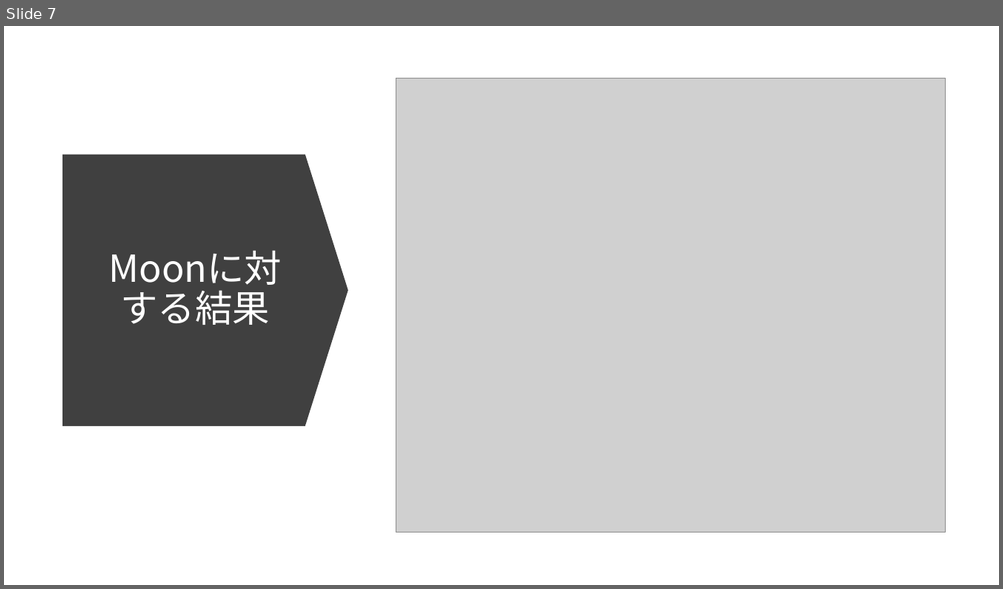
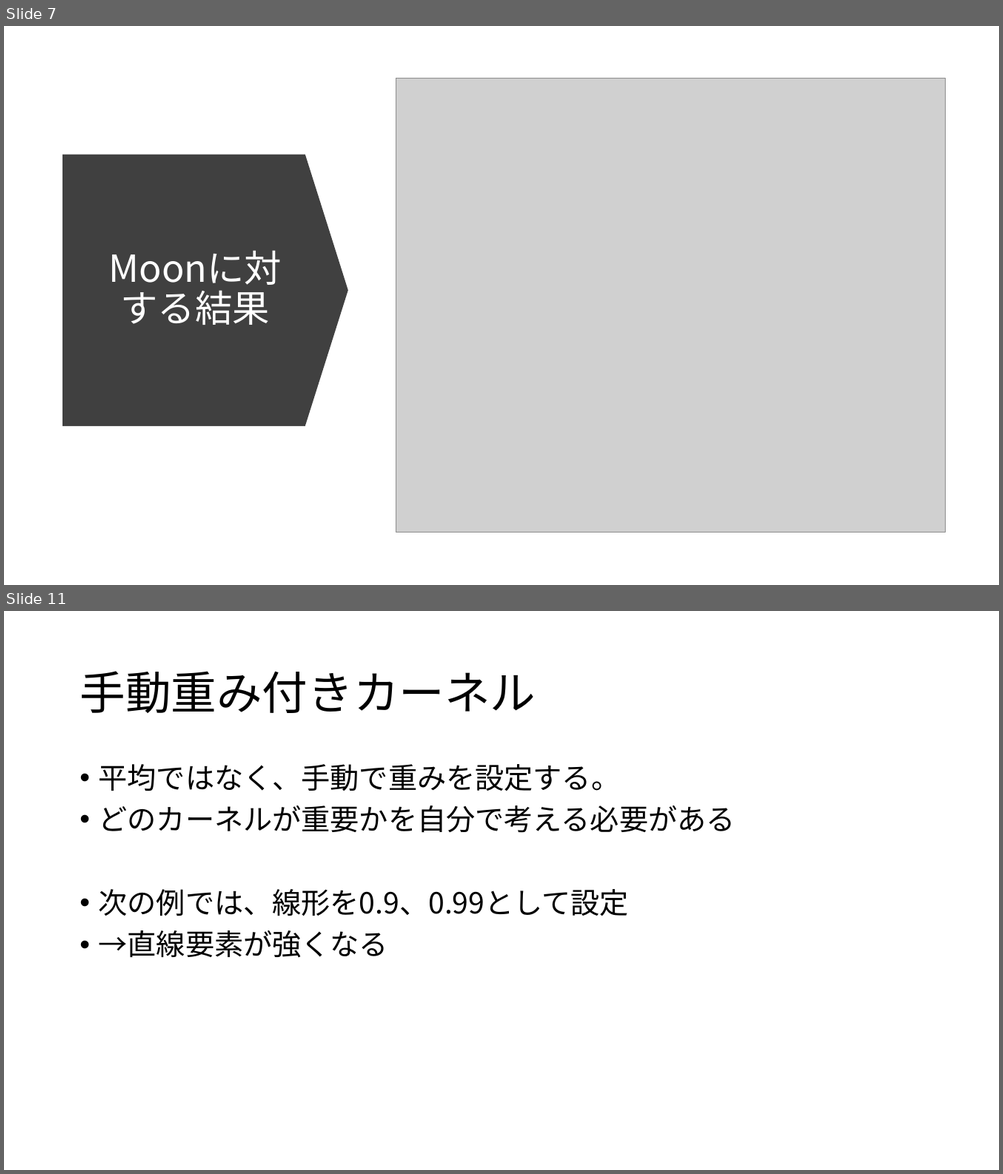
Before and after one commit to daidai-su/mySVM, a slide deck: デモスライド.pptx. Shown one above the other, each under a label of ours: slide 7 before the commit, slides 7 and 11 after it; the slides between them are not shown. The pictures are 1003x589 and 1003x1174 pixels, drawn with LibreOffice and Linux fonts; fonts in the diff are those of the drawing; grey boxes stand for pictures. Boxes give left, top, right and bottom in pixels: in the first picture for what was removed or moved away, otherwise in the second. Text is boxed around its words. In the diff, an @@ line names an element or a change of style, - is before the commit and + after.

```diff
--- a/デモスライド.pptx
+++ b/デモスライド.pptx
@@ slide 11 added at bbox=[4, 611, 999, 1170], background #FFFFFF @@
@@ title added at bbox=[79, 671, 535, 713], 44 pt, text #000000 @@
+手動重み付きカーネル
@@ text added at bbox=[99, 764, 735, 958], 28 pt, text #000000 @@
+• 平均ではなく、手動で重みを設定する。
+• どのカーネルが重要かを自分で考える必要がある
+• 次の例では、線形を0.9、0.99として設定
+• →直線要素が強くなる
```
Also in this commit, not shown: 8 other slides added, 1 slide removed.
